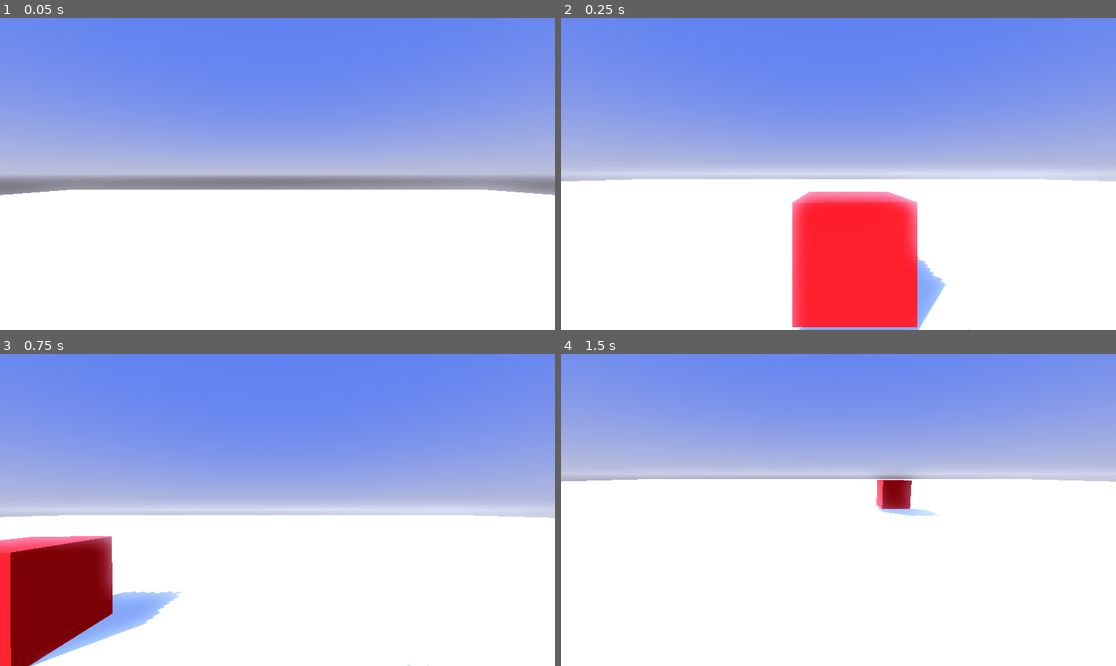
Above: before the commit, frames 1-4 (two rows, left to right).
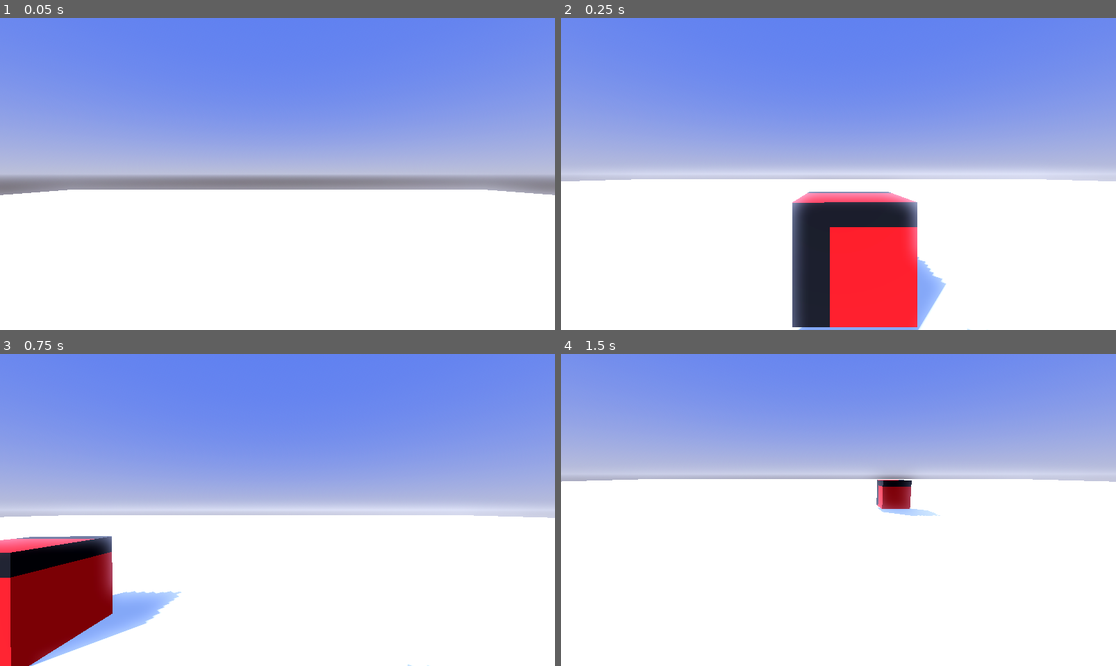
Above: after the commit, the same moments.

Repository: CWmain/platformShooter
Game: Godot game, scene res://scenes/main/main.tscn
Two runs of this game, one before a commit and one after it. Both use one fixed random seed, a clock stepped at 60 frames per second and the inputs below.
Inputs (mouse positions are in pixels of both pictures, inside the frame that each line leads up to):
- Up to frame 1 (0.05 s): no input
- Up to frame 2 (0.25 s): no input
- Up to frame 3 (0.75 s): move the mouse to (399, 494) at 0.52 s; hold D (move_right) from 0.53 s (still down); click (399, 494) at 0.67 s
- Up to frame 4 (1.5 s): tap Space (jump) at 0.77 s; move the mouse to (810, 510) at 1.27 s; release D (move_right) at 1.28 s; hold W (move_forward) from 1.28 s (still down)

Frame 1 is identical in both runs. In frame 2, 4.0% of the frame differs, in the area x 41-65%, y 55-100%; in frame 3, 1.5%; in frame 4, 0.1%.

Commit message:
Played around with 3d UV shader, still don't get how to highlight edges

Diff:
--- a/scenes/main/box.gdshader
+++ b/scenes/main/box.gdshader
@@ -6,7 +6,12 @@
 }
 
 void fragment() {
-	ALBEDO = vec3(1.0,0.0,0.0);
+	if (UV.x < 0.1 || UV.x > 0.9 || UV.y < 0.1 || UV.y > 0.9 ){
+		ALBEDO = vec3(0.0,0.0,0.0);
+	}
+	else{
+		ALBEDO = vec3(1.0,0.0,0.0);
+	}
 }
 
 //void light() {
